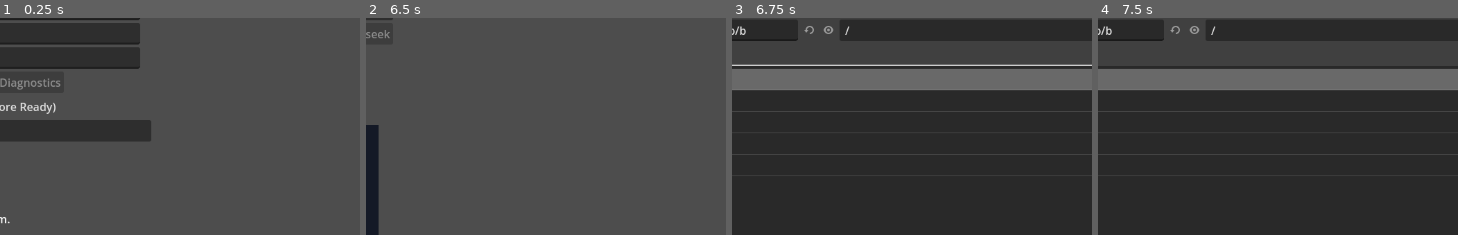
Above: before the commit, frames 1-4 (left to right).
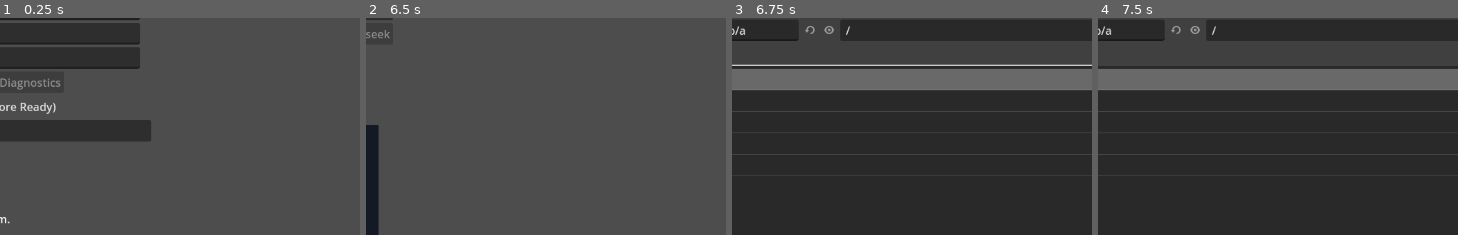
Above: after the commit, the same moments.

Repository: Ambiguous-Interactive/fortress-rollback-godot
Game: Godot game, scene res://examples/online/online.tscn
Two runs of this game, one before a commit and one after it. Both use one fixed random seed, a clock stepped at 60 frames per second and the inputs below. The project has no main scene, so this scene is started directly.
Inputs (mouse positions are % of the whole screen's width and height, from its top left):
- Up to frame 1 (0.25 s): no input
- Up to frame 2 (6.5 s): click (44, 18) at 0.52 s; type "12" at 0.6 s; click "Watch replay" at 1.25 s; click "Back to online" at 2 s; click (44, 18) at 2.77 s; type "12" at 2.85 s; click "Record replay: first 10 minut…" at 3.5 s; click "Record replay: first 10 minut…" at 4.25 s; click "Record replay: first 10 minut…" at 5 s; click "Watch replay" at 5.75 s
- Up to frame 3 (6.75 s): click "Open replay" at 6.5 s
- Up to frame 4 (7.5 s): click (38, 80) at 7.27 s; type "12" at 7.35 s
The pictures show only the part of the screen within x 45-95%, y 9-59%; the shares and areas given below are measured in that part.

Frames 1-2 are identical in both runs. In frame 3, 0.1% of the frame differs, in the area x 2-33%, y 3-8%; in frame 4, 0.1%.

Commit message:
Keep captured initial-state replays downloadable

Diff:
--- a/examples/online/match.gd
+++ b/examples/online/match.gd
@@ -196,7 +196,7 @@
 	if recovered.code == Types.Code.OK:
 		replay_capture_code = peer.capture_replay_boundary().code
 		replay_captured = replay_capture_code == Types.Code.OK
-		has_recorded_replay = has_recorded_replay or (peer.replay() != null and peer.replay().frame_count() > 0)
+		has_recorded_replay = has_recorded_replay or replay_captured or (peer.replay() != null and peer.replay().frame_count() > 0)
 	if peer.status().lifecycle == Types.Lifecycle.TERMINATED:
 		failure = "Final replay state could not be captured (%d). Download the available replay before leaving." % peer.status().reason
 	if failure.is_empty():
--- a/examples/online/online.gd
+++ b/examples/online/online.gd
@@ -233,10 +233,12 @@
 	_update_status()
 
 
-## Owned confirmed-input recording; disabled or empty recordings produce no file.
+## Owned recording; an empty input prefix is available only with captured final-state evidence.
 func replay_bytes() -> PackedByteArray:
 	var recording: Replay = controller.game_match.peer.replay()
-	return recording.to_bytes() if recording != null and recording.frame_count() > 0 else PackedByteArray()
+	if recording == null or (recording.frame_count() == 0 and recording.checksum(0).is_empty()):
+		return PackedByteArray()
+	return recording.to_bytes()
 
 
 func _export_replay() -> void:
--- a/examples/online/replay_scene.gd
+++ b/examples/online/replay_scene.gd
@@ -219,7 +219,7 @@
 	_play.disabled = viewer.is_seeking() or not viewer.can_step()
 	_step_button.disabled = _play.disabled
 	_back_button.disabled = viewer.is_seeking() or viewer.current_frame() == 0
-	_restart_button.disabled = viewer.frame_count() == 0
+	_restart_button.disabled = viewer.frame_count() == 0 and viewer.recorded_checksum_count() == 0
 	_target.max_value = viewer.frame_count()
 	_target.editable = viewer.frame_count() > 0
 	_seek_button.disabled = viewer.frame_count() == 0
--- a/examples/online/replay_viewer.gd
+++ b/examples/online/replay_viewer.gd
@@ -65,7 +65,9 @@
 
 
 func _compatible(recording: Replay) -> bool:
-	if recording.player_count() != 2 or recording.input_width() != 1 or recording.frame_count() < 1 or recording.frame_count() > MAX_FRAMES:
+	if recording.player_count() != 2 or recording.input_width() != 1 or recording.frame_count() > MAX_FRAMES:
+		return false
+	if recording.frame_count() == 0 and recording.checksum(0).is_empty():
 		return false
 	if recording.game_version() != GAME_VERSION or recording.addon_version() != Replay.ADDON_VERSION or recording.upstream_revision() != Replay.UPSTREAM_REVISION:
 		return false
--- a/tests/unit/test_online_diagnostics.gd
+++ b/tests/unit/test_online_diagnostics.gd
@@ -8,7 +8,7 @@
 
 
 func cases() -> PackedStringArray:
-	return PackedStringArray(["consent", "capture", "replay", "replay_stall", "replay_finish"])
+	return PackedStringArray(["consent", "capture", "replay", "replay_stall", "replay_finish", "replay_finish_empty"])
 
 
 func run_case(name: String, context: RefCounted) -> void:
@@ -42,8 +42,8 @@
 			node._update_status()
 			context.equal(toggle.disabled, false, "fresh room permits a new choice")
 		node.free()
-	elif name in ["replay", "replay_stall", "replay_finish"]:
-		_replay(context, name == "replay_stall", name == "replay_finish")
+	elif name in ["replay", "replay_stall", "replay_finish", "replay_finish_empty"]:
+		_replay(context, name == "replay_stall", name == "replay_finish", name == "replay_finish_empty")
 	else:
 		for enabled: bool in [false, true]:
 			var client: Fixture.Client = Fixture.Client.new()
@@ -78,7 +78,7 @@
 
 
 # Value: protects=confirmed recording without diagnostic consent; fails_when=recording is empty, predicted, or lost on failure; seam=real two-peer game.
-func _replay(context: RefCounted, stalled_start: bool = false, finishing: bool = false) -> void:
+func _replay(context: RefCounted, stalled_start: bool = false, finishing: bool = false, empty_finish: bool = false) -> void:
 	var helper: RefCounted = Fixture.new()
 	var fixtures: Array[Dictionary] = []
 	for uuid: String in [Fixture.U, Fixture.V]:
@@ -108,6 +108,9 @@
 		var info: Fixture.RelayFixture.Info = Fixture.RelayFixture.Info.new()
 		context.equal(game.start_transport(client, mesh, config, info, 0), OK, "start recorded match")
 		fixtures.append({"driver": game, "client": client, "mesh": mesh, "transport": transport, "config": config, "info": info})
+	if empty_finish:
+		_empty_finish(context, fixtures, helper)
+		return
 	if stalled_start:
 		_stalled_start(context, fixtures, helper)
 		return
@@ -189,3 +192,51 @@
 		fixture.driver.detach()
 		fixture.mesh.free()
 		fixture.client.free()
+
+
+# Value: protects=frame-zero final evidence downloads; fails_when=empty v6 is treated as absent v5; seam=actual two-peer finish and UI bytes.
+func _empty_finish(context: RefCounted, fixtures: Array[Dictionary], helper: RefCounted) -> void:
+	for round: int in 20:
+		for fixture: Dictionary in fixtures:
+			fixture.driver._service(round)
+		helper._deliver(fixtures)
+	var node: Node2D = Scene.new()
+	Engine.get_main_loop().root.add_child(node)
+	if not node.is_node_ready():
+		node._ready()
+	for fixture: Dictionary in fixtures:
+		node.controller.game_match = fixture.driver
+		node.controller.state = "playing"
+		node._update_status()
+		context.equal(fixture.driver.peer.network_status().state, "running", "empty finish starts after synchronization")
+		context.equal(fixture.driver.peer.status().current_frame, 0, "empty finish has no gameplay inputs")
+		context.equal(node.finish_replay_button.disabled, false, "frame-zero finish remains available")
+		context.equal(node.replay_bytes().is_empty(), true, "ordinary empty v5 does not create a download")
+		context.equal(node.replay_button.disabled, true, "empty v5 has no available recording")
+		node._finish_replay()
+	for round: int in 20:
+		for fixture: Dictionary in fixtures:
+			fixture.driver.tick(100 + round, Fixture.Simulation.RIGHT)
+		helper._deliver(fixtures)
+	for fixture: Dictionary in fixtures:
+		node.controller.game_match = fixture.driver
+		context.equal(fixture.driver.replay_captured, true, "empty replay captures its real initial boundary")
+		context.equal(fixture.driver.has_recorded_replay, true, "captured empty replay is available")
+		node._update_status()
+		context.equal(node.replay_button.disabled, false, "captured empty replay enables Download")
+		var bytes: PackedByteArray = node.replay_bytes()
+		var recording: Replay = Replay.new()
+		context.equal(recording.decode(bytes), Replay.DecodeCode.OK, "empty final-checksummed download decodes")
+		if not bytes.is_empty():
+			context.equal(bytes.decode_u16(4), 6, "empty final-checksummed download uses v6")
+			context.equal(recording.frame_count(), 0, "download retains the empty input prefix")
+			context.equal(recording.checksum(0), Fixture.Simulation.checksum(fixture.driver.game.canonical_bytes()), "download binds actual boundary zero")
+		fixture.driver.failure = "Connection lost after final capture."
+		context.equal(node.replay_bytes(), bytes, "failure retains empty final evidence")
+		node._leave()
+		context.equal(node.replay_bytes(), bytes, "Leave retains empty final evidence")
+		node._update_status()
+		context.equal(node.replay_button.disabled, false, "ended empty recording remains downloadable")
+		fixture.mesh.free()
+		fixture.client.free()
+	node.free()
--- a/tests/unit/test_replay_viewer.gd
+++ b/tests/unit/test_replay_viewer.gd
@@ -11,11 +11,15 @@
 
 
 func cases() -> PackedStringArray:
-	return PackedStringArray(["controls", "rejects_incompatible", "stops_at_divergence", "scene_controls", "navigation", "navigation_boundaries", "full_length_recording"])
+	return PackedStringArray(
+		["controls", "rejects_incompatible", "stops_at_divergence", "scene_controls", "navigation", "navigation_boundaries", "full_length_recording", "empty_terminal"]
+	)
 
 
 func run_case(name: String, context: RefCounted) -> void:
 	match name:
+		"empty_terminal":
+			_empty_terminal(context)
 		"full_length_recording":
 			_full_length_recording(context)
 		"navigation_boundaries":
@@ -31,6 +35,50 @@
 		"stops_at_divergence":
 			_stops_at_divergence(context)
 	context.finish()
+
+
+# Value: protects=initial-state-only downloads reopen and validate; fails_when=zero rows imply no file;
+# why_new=viewer fixtures previously required positive frame counts; seam=none
+func _empty_terminal(context: RefCounted) -> void:
+	var initial: Simulation = Simulation.new()
+	for changed: bool in [false, true]:
+		var replay: Replay = recording(0)
+		var node: Node2D = Scene.instantiate()
+		node._ready()
+		context.equal(node.viewer.open_bytes(replay.to_bytes()), false, "ordinary empty history remains unavailable")
+		replay._format_version = Replay.TERMINAL_VERSION
+		replay._terminal_checksum = Simulation.checksum(initial.canonical_bytes())
+		if changed:
+			replay._terminal_checksum[0] ^= 1
+		var opened: bool = node.viewer.open_bytes(replay.to_bytes())
+		context.equal(opened, true, "terminal checksum makes the initial state a complete recording")
+		if not opened:
+			node._exit_tree()
+			node.free()
+			continue
+		node._refresh()
+		context.equal(node._step_button.disabled, false, "initial checksum can be checked without an input")
+		context.equal(node._restart_button.disabled, false, "a valid zero-input recording can restart")
+		context.equal(node.viewer.recorded_checksum_count(), 1, "initial boundary has one recorded checksum")
+		context.equal(node.viewer.checked_checksum_count(), 0, "opening alone claims no validation")
+		node._step_button.pressed.emit()
+		context.equal(node.viewer.current_frame(), 0, "validation adds no simulated frame")
+		context.equal(node.viewer.has_failure(), changed, "initial mismatch fails rather than reporting completion")
+		context.equal(node.viewer.checked_checksum_count(), 0 if changed else 1, "only a matching initial checksum is counted")
+		context.bytes_equal(node.viewer.game.canonical_bytes(), initial.canonical_bytes(), 0, "empty replay keeps the initial state")
+		if changed:
+			var failure: Dictionary = JSON.parse_string(node.viewer.failure_report_bytes().get_string_from_utf8())
+			context.equal(failure.failure.frame, 0, "initial mismatch identifies boundary zero")
+			context.equal(failure.failure.expected, replay.checksum(0).hex_encode(), "failure keeps expected initial checksum")
+			context.equal(failure.failure.actual, Simulation.checksum(initial.canonical_bytes()).hex_encode(), "failure keeps actual initial checksum")
+		else:
+			context.equal(node.viewer.message.contains("Replay complete"), true, "matching initial validation completes")
+			node._restart_button.pressed.emit()
+			context.equal(node.viewer.checked_checksum_count(), 0, "restart clears previous validation coverage")
+			node._step_button.pressed.emit()
+			context.equal(node.viewer.checked_checksum_count(), 1, "restarted initial validation succeeds")
+		node._exit_tree()
+		node.free()
 
 
 # Value: protects=ten-minute online downloads reopen through the native viewer; fails_when=the file cap is below valid output size;
Not shown, changed: .llm/retrospectives/2026-10-25-peer-replay-and-host-leases.md
Not shown, changed: .llm/skills/testing/references/infrastructure.md
Not shown, changed: docs/online-example.md
Not shown, changed: scripts/reference/ownership_probes.py
